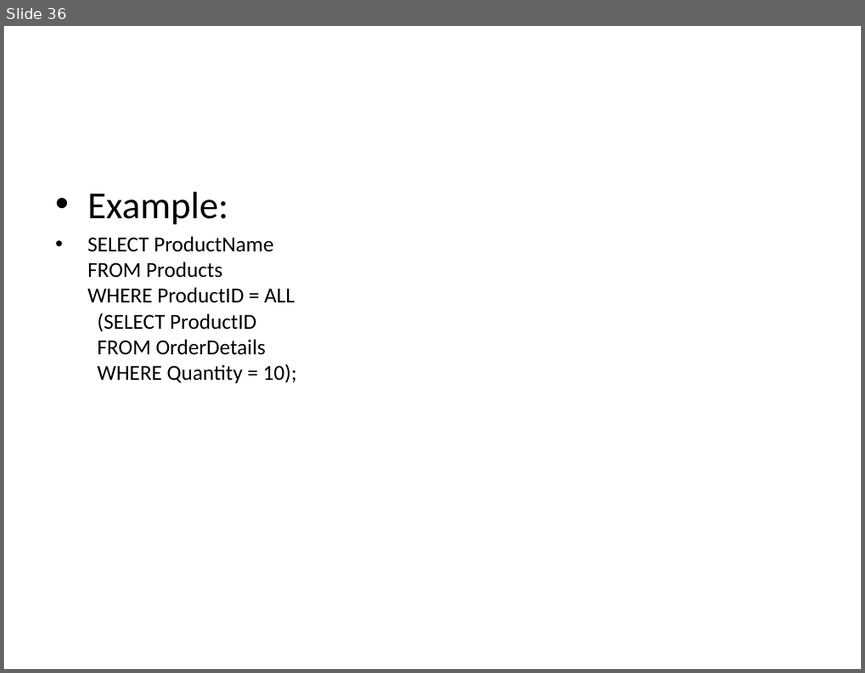
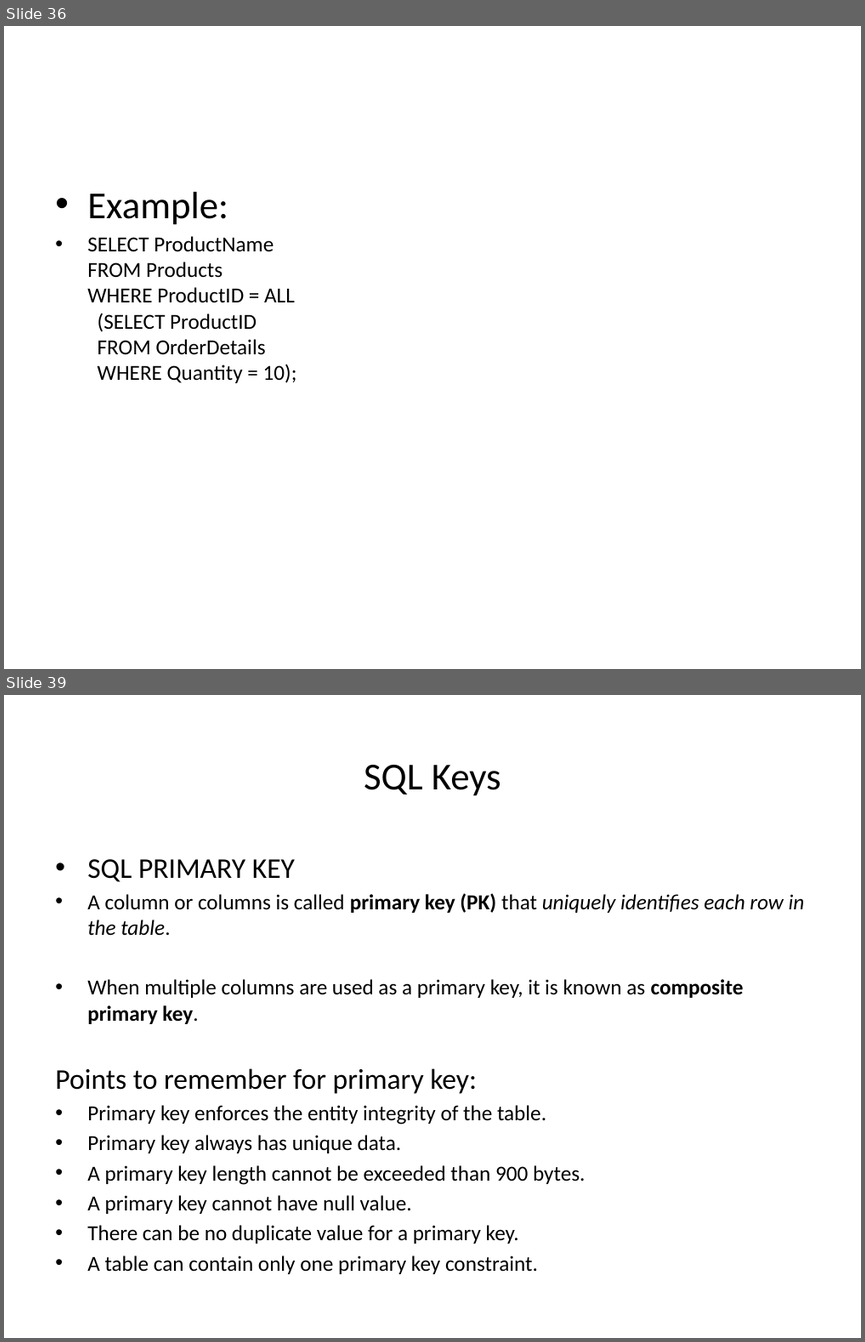
Before and after one commit to goudp4959/Oracle, a slide deck: SQL-latest.pptx. Shown one above the other, each under a label of ours: slide 36 before the commit, slides 36 and 39 after it; the slides between them are not shown. The pictures are 865x673 and 865x1342 pixels, drawn with LibreOffice and Linux fonts; fonts in the diff are those of the drawing. Boxes give left, top, right and bottom in pixels: in the first picture for what was removed or moved away, otherwise in the second. Text is boxed around its words. In the diff, an @@ line names an element or a change of style, - is before the commit and + after.

```diff
--- a/SQL-latest.pptx
+++ b/SQL-latest.pptx
@@ slide 39 added at <box>4,695,861,1338</box>, background #FFFFFF @@
@@ title added at <box>364,765,501,796</box>, 32 pt, text #000000 @@
+SQL Keys
@@ text added at <box>55,859,805,1274</box>, 18 pt, text #000000 @@
+• SQL PRIMARY KEY
+• A column or columns is called primary key (PK) that uniquely identifies each row in the table.
+• When multiple columns are used as a primary key, it is known as composite primary key.
+Points to remember for primary key:
+• Primary key enforces the entity integrity of the table.
+• Primary key always has unique data.
+• A primary key length cannot be exceeded than 900 bytes.
+• A primary key cannot have null value.
+• There can be no duplicate value for a primary key.
+• A table can contain only one primary key constraint.
```
Also in this commit, not shown: 13 other slides added.
